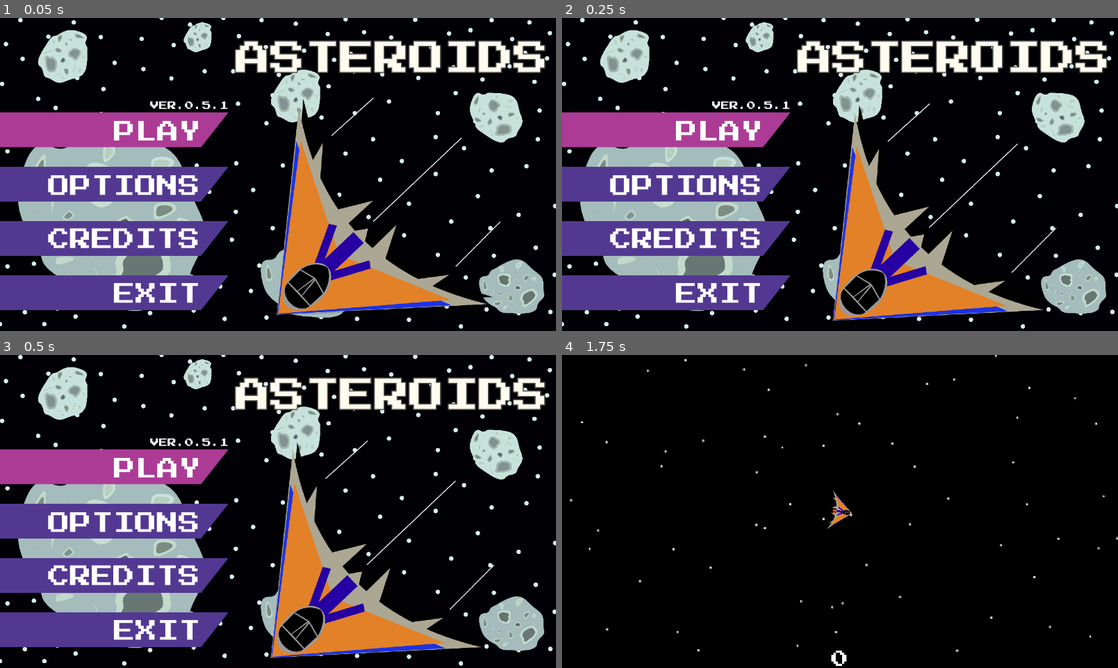
Above: before the commit, frames 1-4 (two rows, left to right).
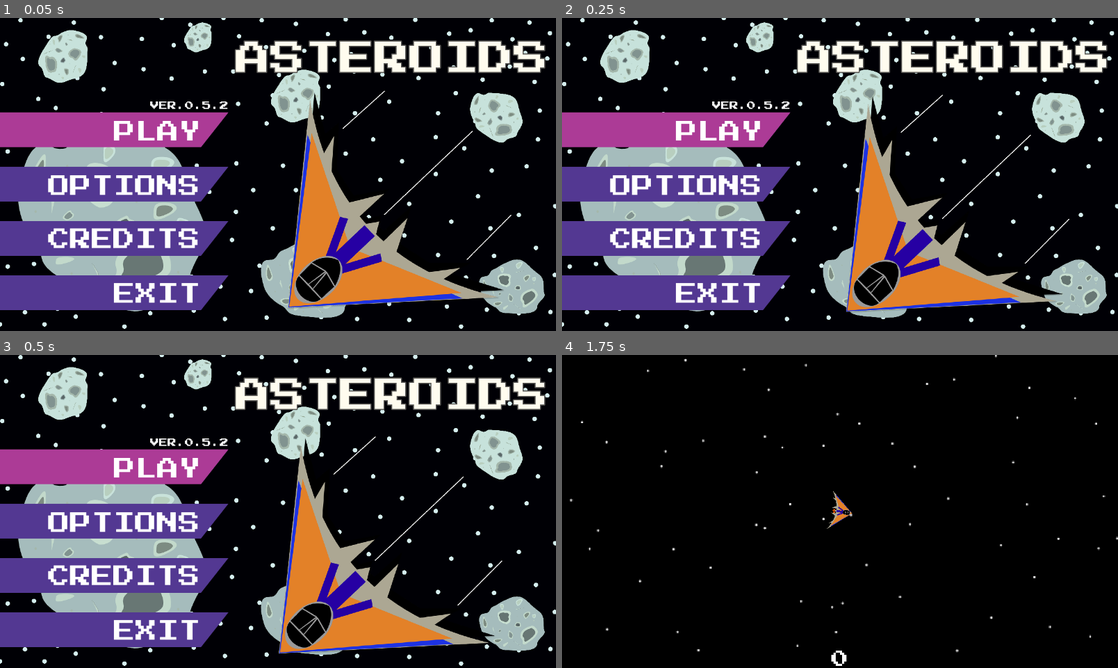
Above: after the commit, the same moments.

Repository: JustALover/Assteroids
Game: Godot game, scene res://Escenas/Assteroids Title Screen Menu/main_title_assteroids.tscn
Two runs of this game, one before a commit and one after it. Both use one fixed random seed, a clock stepped at 60 frames per second and the inputs below. The engine's default icon, where the game draws it, is replaced by a stand-in: a white triangle on a blue panel in a dark square.
Inputs (mouse positions are in pixels of both pictures, inside the frame that each line leads up to):
- Up to frame 1 (0.05 s): no input
- Up to frame 2 (0.25 s): no input
- Up to frame 3 (0.5 s): no input
- Up to frame 4 (1.75 s): click "PLAY" at 0.5 s; tap Enter at 1.25 s; move the mouse to (962, 495) at 1.27 s; hold D (RIGHT) from 1.28 s (still down); hold Shift (BOOST MOVEMENT) from 1.28 s (still down)

The runs differ from the first frame. In frame 1, 8.0% of the frame differs, in the area x 0-100%, y 0-100%; in frame 2, 8.7%; in frame 3, 6.6%; in frame 4, nothing differs.

Commit message:
Fixed: Screen Problems and compability with different screen sizes
-Fixed a problem where playing at a different screen size more than 720p cause the background to not match with the the actual game screen in main title.
-Fixed a problem where the pause menu have the anchors in a bad placement and made look the game screen kinda offset.
-Fixed a problem where the death screen played at a bigger size than 720p made the background not to match with the actual screen size

VER:
0.5.2

Diff:
--- a/Escenas/Assteroids Title Screen Menu/main_title_assteroids.tscn
+++ b/Escenas/Assteroids Title Screen Menu/main_title_assteroids.tscn
@@ -9,7 +9,7 @@
 
 [sub_resource type="Animation" id="Animation_clr4r"]
 resource_name = "new_animation"
-length = 1.3333334
+length = 1.6666666
 loop_mode = 1
 tracks/0/type = "value"
 tracks/0/imported = false
@@ -18,10 +18,10 @@
 tracks/0/interp = 1
 tracks/0/loop_wrap = true
 tracks/0/keys = {
-"times": PackedFloat32Array(0, 0.3667, 0.7, 1.05, 1.309118),
-"transitions": PackedFloat32Array(1, 1, 1, 1, 1),
+"times": PackedFloat32Array(0, 1.0666667),
+"transitions": PackedFloat32Array(1, 1),
 "update": 0,
-"values": [Vector2(894.99994, 421.00006), Vector2(869.99994, 446.00006), Vector2(894.99994, 421.00006), Vector2(869.99994, 446.00006), Vector2(894.99994, 421.00006)]
+"values": [Vector2(658, 140), Vector2(610, 188)]
 }
 
 [sub_resource type="Animation" id="Animation_j22t0"]
@@ -36,7 +36,7 @@
 "times": PackedFloat32Array(0),
 "transitions": PackedFloat32Array(1),
 "update": 0,
-"values": [Vector2(894.99994, 421.00006)]
+"values": [Vector2(658, 140)]
 }
 
 [sub_resource type="AnimationLibrary" id="AnimationLibrary_dk712"]
@@ -55,14 +55,30 @@
 script = ExtResource("1_0u5ad")
 metadata/_edit_vertical_guides_ = [-67.0, 533.0]
 
-[node name="MainTitleBackground" type="Sprite2D" parent="." unique_id=1189136933]
+[node name="MainTitleBackground" type="TextureRect" parent="." unique_id=899236111]
 modulate = Color(0.8745098, 1, 1, 1)
-position = Vector2(640, 369)
+layout_mode = 1
+anchors_preset = 15
+anchor_right = 1.0
+anchor_bottom = 1.0
+offset_left = -13.999939
+offset_top = -10.0
+offset_right = 3826.0
+offset_bottom = 2238.0
 scale = Vector2(0.25560144, 0.2556014)
 texture = ExtResource("2_j22t0")
 
-[node name="MilanoTitle" type="Sprite2D" parent="." unique_id=1782224653]
-position = Vector2(894.99994, 421.00006)
+[node name="MilanoTitle" type="TextureRect" parent="." unique_id=173369976]
+layout_mode = 1
+anchors_preset = -1
+anchor_left = 0.521
+anchor_top = 0.22800002
+anchor_right = 0.929
+anchor_bottom = 0.96500003
+offset_left = -8.880005
+offset_top = -24.160004
+offset_right = 757.8832
+offset_bottom = 754.19995
 scale = Vector2(0.40549847, 0.40549856)
 texture = ExtResource("4_dk712")
 
@@ -104,7 +120,7 @@
 layout_mode = 2
 theme_override_fonts/font = ExtResource("2_clr4r")
 theme_override_font_sizes/font_size = 20
-text = "VER.0.5.1"
+text = "VER.0.5.2"
 horizontal_alignment = 2
 vertical_alignment = 2
 
--- a/Escenas/Pantalla de Muerte/youre_dead_menu.tscn
+++ b/Escenas/Pantalla de Muerte/youre_dead_menu.tscn
@@ -52,8 +52,17 @@
 script = ExtResource("1_toa86")
 metadata/_edit_vertical_guides_ = [641.0]
 
-[node name="DeathMenuBG" type="Sprite2D" parent="." unique_id=882713810]
-position = Vector2(639, 361)
+[node name="DeathMenuBG" type="TextureRect" parent="." unique_id=60249486]
+layout_mode = 1
+anchors_preset = 15
+anchor_right = 1.0
+anchor_bottom = 1.0
+offset_left = -18.0
+offset_top = -18.0
+offset_right = -12.146118
+offset_bottom = 4.439026
+grow_horizontal = 2
+grow_vertical = 2
 scale = Vector2(1.0249999, 1.025)
 texture = ExtResource("2_0d64v")
 
--- a/Escenas/Pause Menu/pause_menu.tscn
+++ b/Escenas/Pause Menu/pause_menu.tscn
@@ -80,12 +80,12 @@
 layout_mode = 1
 anchors_preset = -1
 anchor_left = 0.425
-anchor_top = 0.42200002
+anchor_top = 0.36100003
 anchor_right = 0.573
-anchor_bottom = 0.74300003
-offset_top = -43.840027
+anchor_bottom = 0.68200004
+offset_top = 0.07998657
 offset_right = 0.55999756
-offset_bottom = -43.960022
+offset_bottom = -0.040039063
 grow_horizontal = 2
 grow_vertical = 2
 texture = ExtResource("4_fs0pw")
@@ -95,13 +95,13 @@
 layout_mode = 1
 anchors_preset = -1
 anchor_left = 0.28300002
-anchor_top = 0.187
+anchor_top = 0.126
 anchor_right = 0.712
-anchor_bottom = 0.312
+anchor_bottom = 0.25100002
 offset_left = -0.24002075
-offset_top = -43.64
+offset_top = 0.27999878
 offset_right = 0.64001465
-offset_bottom = -43.64
+offset_bottom = 0.27998352
 theme_override_fonts/font = ExtResource("5_1jmmk")
 theme_override_font_sizes/font_size = 80
 text = "GAME PAUSED!"
@@ -110,13 +110,13 @@
 layout_mode = 1
 anchors_preset = -1
 anchor_left = 0.36600003
-anchor_top = 0.88100004
+anchor_top = 0.81900007
 anchor_right = 0.63100004
-anchor_bottom = 0.91200006
+anchor_bottom = 0.851
 offset_left = -0.4800415
-offset_top = -44.320007
+offset_top = 0.3199463
 offset_right = 0.3199463
-offset_bottom = -43.640015
+offset_bottom = 0.27996826
 theme_override_fonts/font = ExtResource("6_qfdtc")
 theme_override_font_sizes/font_size = 20
 text = "PRESS ESC TO PLAY"
Not shown, changed: export_presets.cfg
